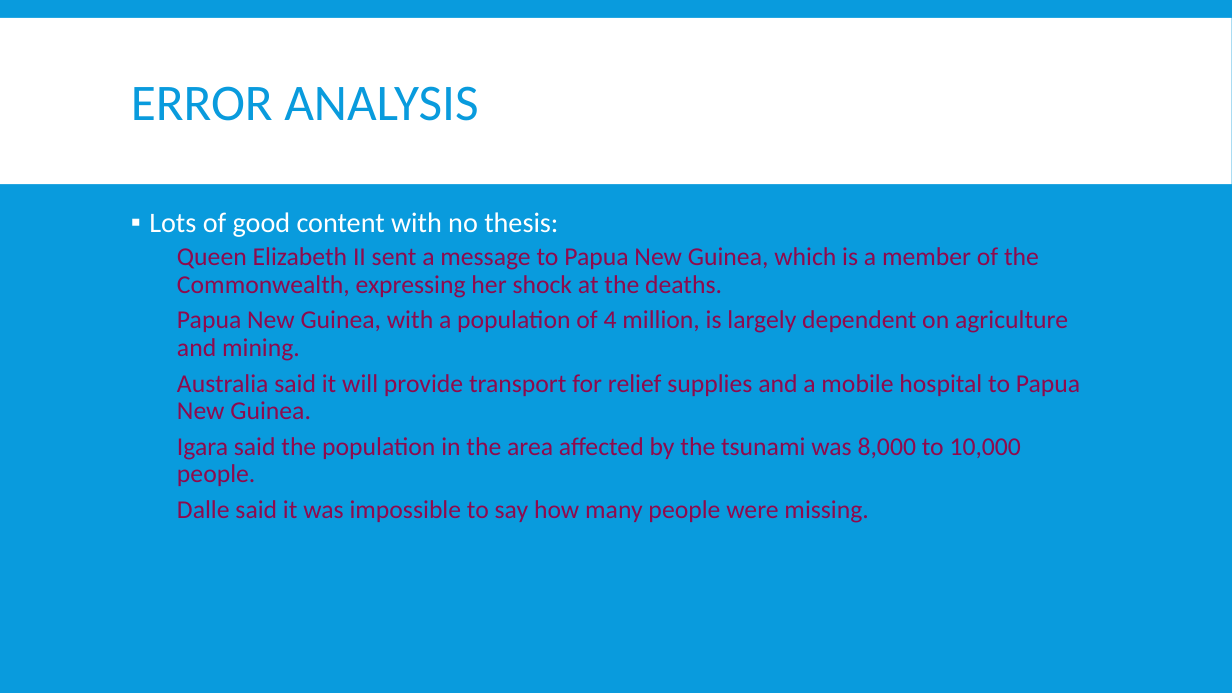
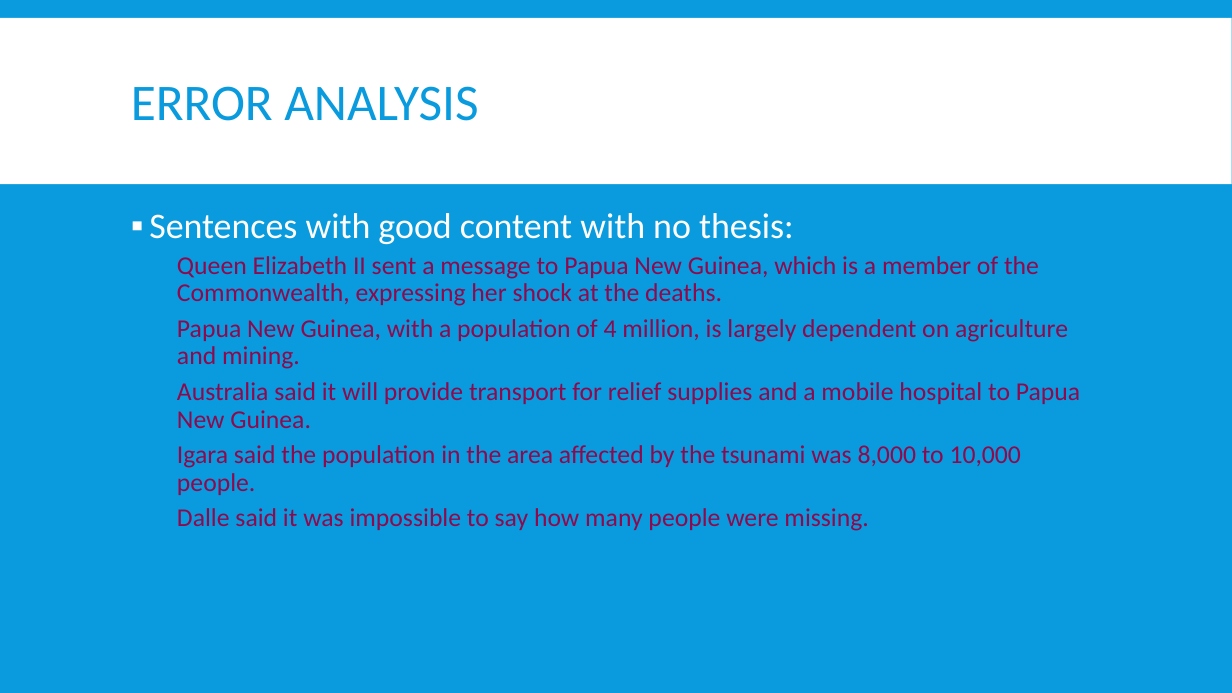
Before and after one commit to Mindful/ling-573, a slide deck: slide 13 of doc/D4_presentation.pptx. Drawn at 1232x693 pixels with LibreOffice and Linux fonts; fonts in the diff are those of the drawing. Boxes give left, top, right and bottom in pixels: in the first picture for what was removed or moved away, otherwise in the second. Text is boxed around its words. In the diff, an @@ line names an element or a change of style, - is before the commit and + after.

```diff
--- a/doc/D4_presentation.pptx
+++ b/doc/D4_presentation.pptx
@@ text at [149, 213, 794, 244]: text changed; size 22 to 28 pt @@
-▪ Lots of good content with no thesis:
+▪ Sentences with good content with no thesis:
```
Also in this commit, not shown: 11 other slides changed, 4 slides removed.
